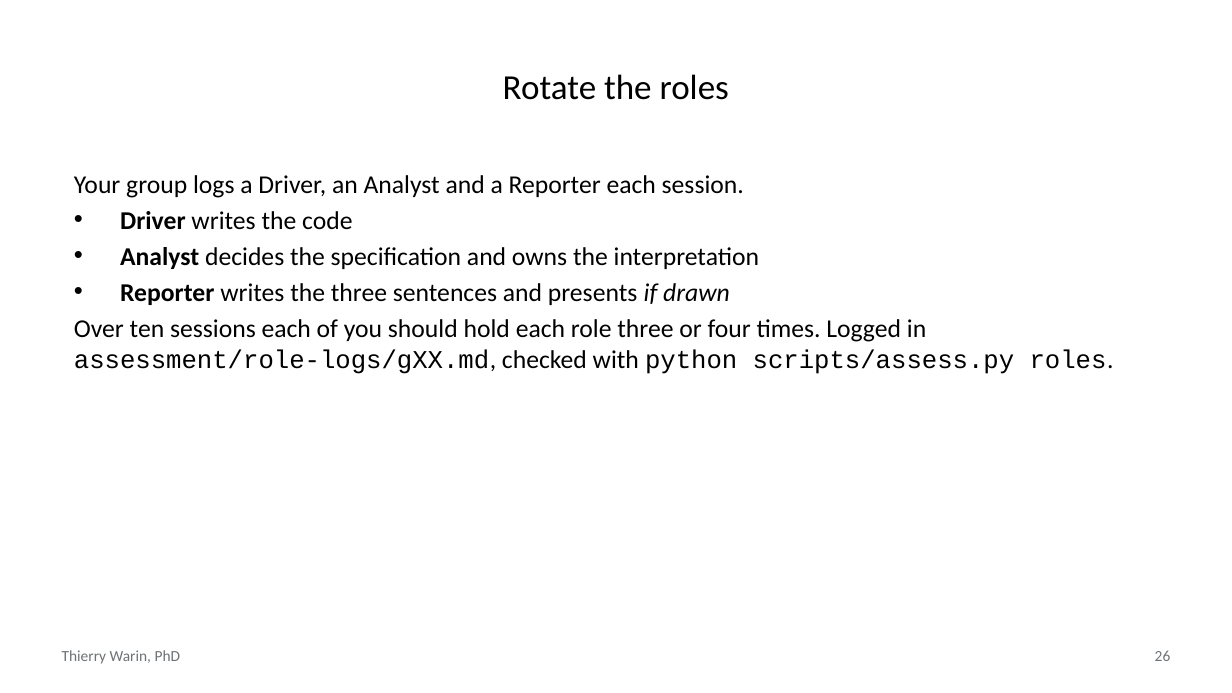
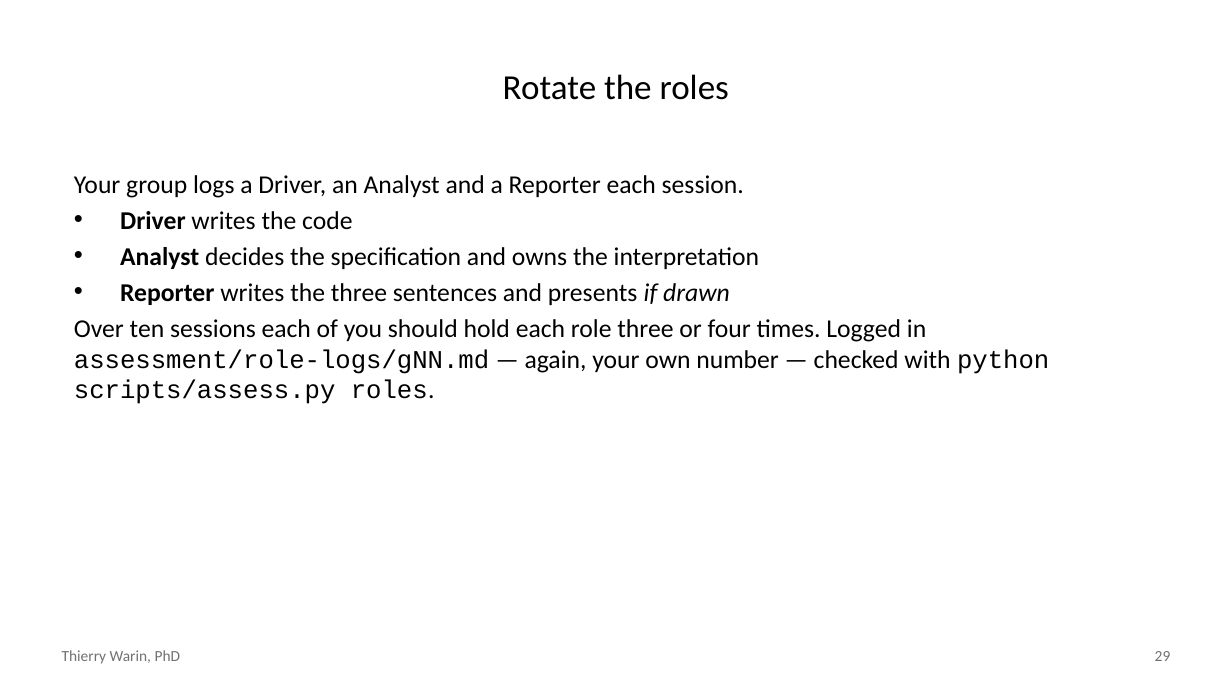
Before and after one commit to warint/quantitative-methods, a slide deck: slide 29 of 02-geometry-of-least-squares/00-pre-session/slides-github-and-teamwork.pptx (slide 26 before the commit). Drawn at 1232x693 pixels with LibreOffice and Linux fonts; fonts in the diff are those of the drawing. Boxes give left, top, right and bottom in pixels: in the first picture for what was removed or moved away, otherwise in the second. Text is boxed around its words. In the diff, an @@ line names an element or a change of style, - is before the commit and + after.

```diff
--- a/02-geometry-of-least-squares/00-pre-session/slides-github-and-teamwork.pptx
+++ b/02-geometry-of-least-squares/00-pre-session/slides-github-and-teamwork.pptx
@@ text at (x1=74, y1=319, x2=1049, y2=404): text changed @@
-Over ten sessions each of you should hold each role three or four times. Logged in assessment/role-logs/gXX.md, checked with python scripts/assess.py roles.
+Over ten sessions each of you should hold each role three or four times. Logged in assessment/role-logs/gNN.md — again, your own number — checked with python scripts/assess.py roles.
@@ page number at (x1=1155, y1=651, x2=1171, y2=661): text changed @@
-26
+29
```
Also in this commit, not shown: 5 other slides changed, 3 slides added, 4 other files.
